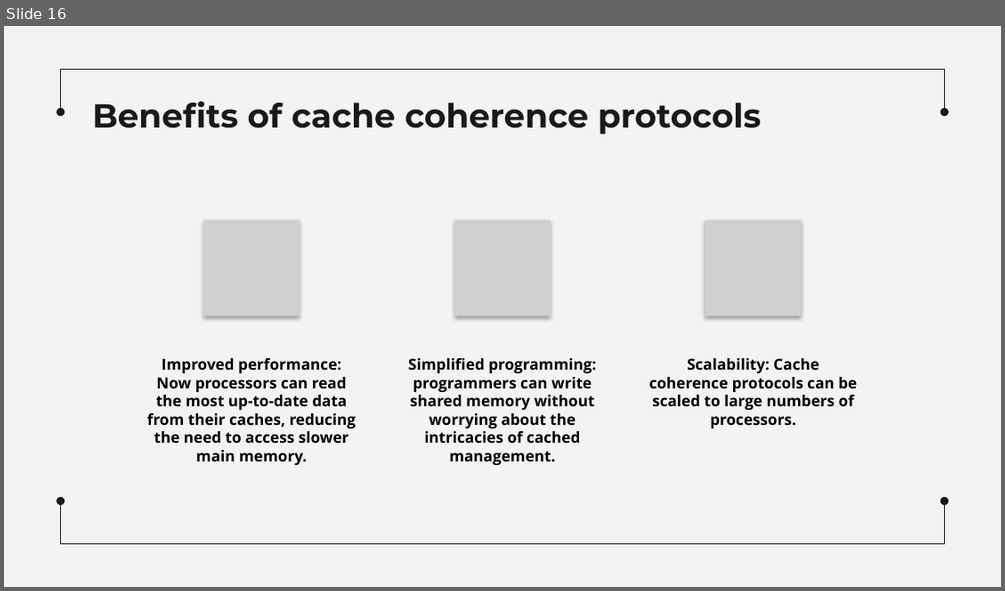
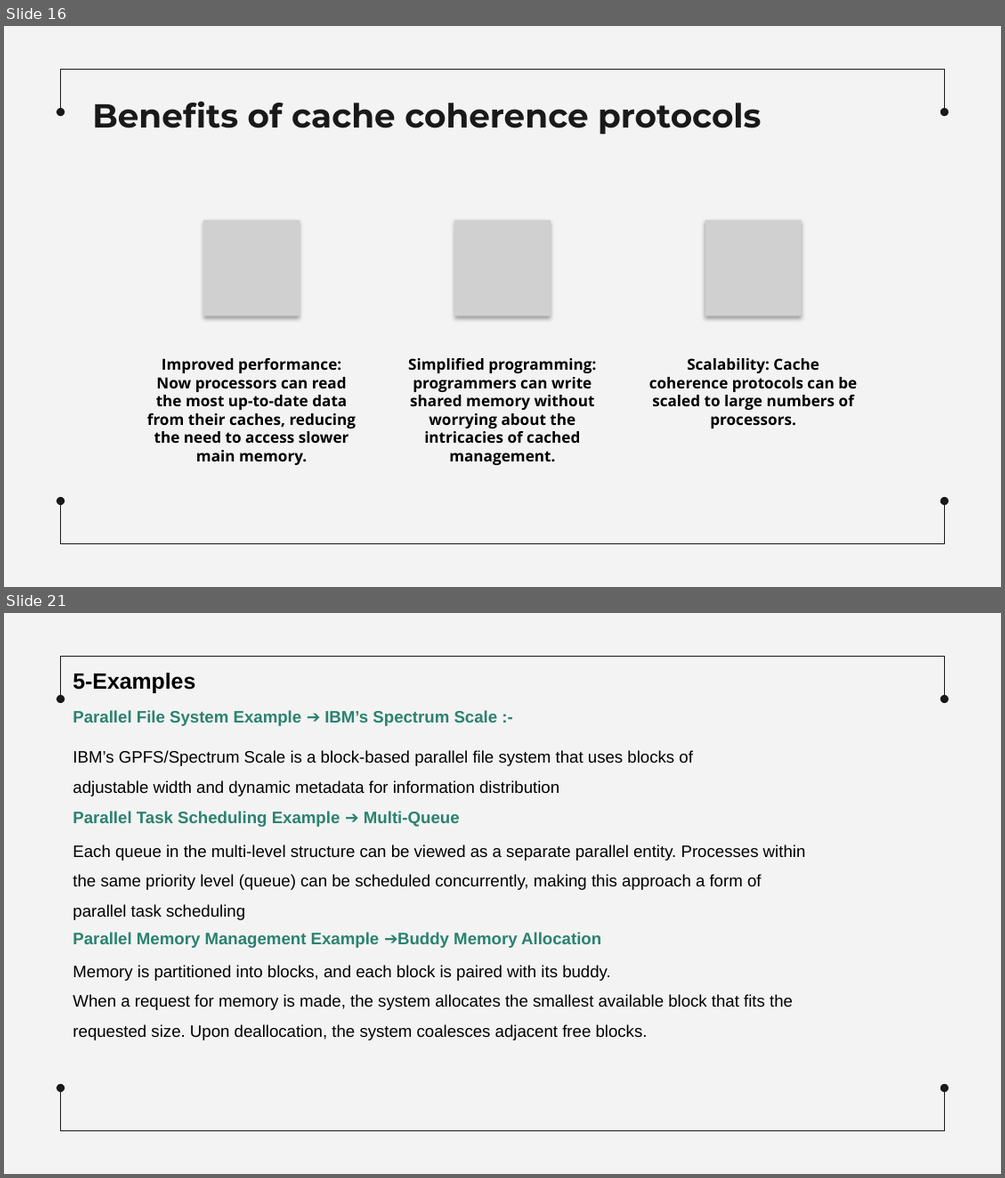
Before and after one commit to MahmoudEssam707/Operating-System, a slide deck: Presentaion on Shared Memory Machines/Sharing Memory Machines.pptx. Shown one above the other, each under a label of ours: slide 16 before the commit, slides 16 and 21 after it; the slides between them are not shown. The pictures are 1005x591 and 1005x1178 pixels, drawn with LibreOffice and Linux fonts; fonts in the diff are those of the drawing; grey boxes stand for pictures. Boxes give left, top, right and bottom in pixels: in the first picture for what was removed or moved away, otherwise in the second. Text is boxed around its words. In the diff, an @@ line names an element or a change of style, - is before the commit and + after.

```diff
--- a/Presentaion on Shared Memory Machines/Sharing Memory Machines.pptx
+++ b/Presentaion on Shared Memory Machines/Sharing Memory Machines.pptx
@@ slide 21 added at (4,613,1001,1174), background #F3F3F3; not listed: 6 template elements that a slide beside it also shows @@
@@ text added at (73,673,195,693), 16 pt, text #000000, bold @@
+5-Examples
@@ text added at (73,710,498,726), 12 pt, text #2A826F, bold @@
+Parallel File System Example ➔ IBM’s Spectrum Scale :-
@@ text added at (73,750,693,796), 12 pt, text #000000 @@
+IBM’s GPFS/Spectrum Scale is a block-based parallel file system that uses blocks of adjustable width and dynamic metadata for information distribution
@@ text added at (73,811,460,827), 12 pt, text #2A826F, bold @@
+Parallel Task Scheduling Example ➔ Multi-Queue
@@ text added at (73,844,806,920), 12 pt, text #000000 @@
+Each queue in the multi-level structure can be viewed as a separate parallel entity. Processes within the same priority level (queue) can be scheduled concurrently, making this approach a form of parallel task scheduling
@@ text added at (73,932,601,948), 12 pt, text #2A826F, bold @@
+Parallel Memory Management Example ➔Buddy Memory Allocation
@@ text added at (73,965,793,1040), 12 pt, text #000000 @@
+Memory is partitioned into blocks, and each block is paired with its buddy.
+When a request for memory is made, the system allocates the smallest available block that fits the requested size. Upon deallocation, the system coalesces adjacent free blocks.
```
Also in this commit, not shown: 18 other slides added, 1 slide removed, 1 other file.
